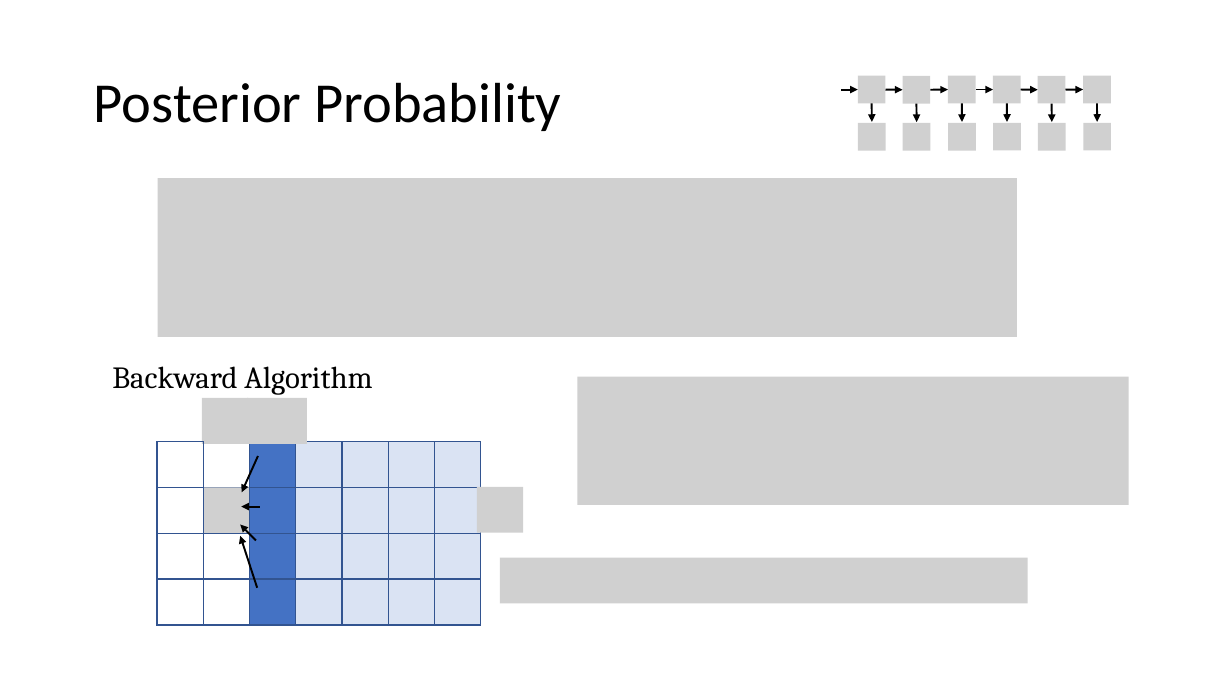
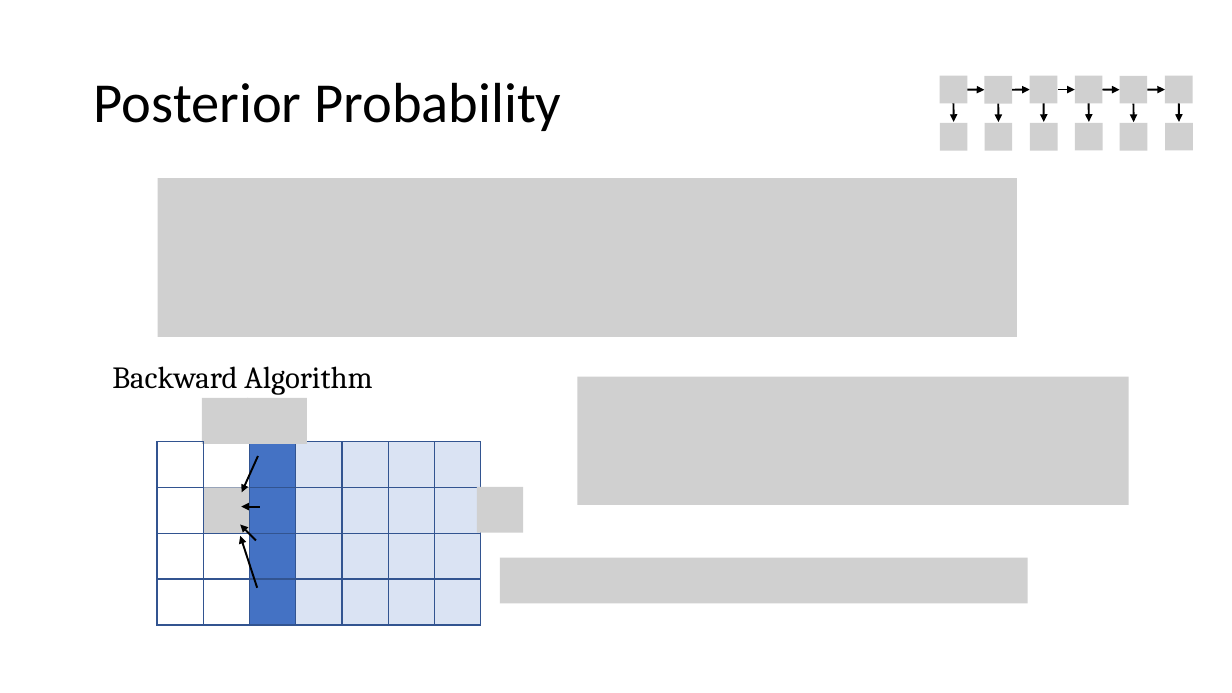
Before and after one commit to David-Taub/HOP-HMM, a slide deck: slide 25 of Help/ThesesPresentation2.pptx (slide 23 before the commit). Drawn at 1232x693 pixels with LibreOffice and Linux fonts; fonts in the diff are those of the drawing; grey boxes stand for pictures. Boxes give left, top, right and bottom in pixels: in the first picture for what was removed or moved away, otherwise in the second. Text is boxed around its words. In the diff, an @@ line names an element or a change of style, - is before the commit and + after.

```diff
--- a/Help/ThesesPresentation2.pptx
+++ b/Help/ThesesPresentation2.pptx
@@ picture: place and size @@
-picture at box(994, 76, 1021, 104)
+picture at box(940, 76, 968, 104)
@@ picture: place and size @@
-picture at box(858, 76, 885, 104)
+picture at box(1075, 76, 1103, 104)
@@ arrow removed from (841, 90) to (858, 90) @@
@@ arrow moved from (885, 90) - (903, 90) to (968, 90) - (984, 90) @@
@@ 10 arrows, 4 pictures: place and size @@
-10 arrows, 4 pictures at box(872, 76, 1111, 122)
+10 arrows, 4 pictures at box(954, 76, 1193, 122)
@@ picture removed at box(859, 123, 886, 151) @@
@@ picture removed at box(903, 123, 931, 151) @@
@@ 3 pictures: place and size @@
-3 pictures at box(948, 123, 1111, 151)
+3 pictures at box(940, 123, 1103, 151)
@@ picture: place and size @@
-picture at box(1038, 123, 1066, 151)
+picture at box(1031, 123, 1058, 151)
@@ picture added at box(1120, 123, 1148, 151) @@
@@ picture added at box(1165, 123, 1193, 151) @@
```
Also in this commit, not shown: 10 other slides changed, 4 slides added, 3 other files.
